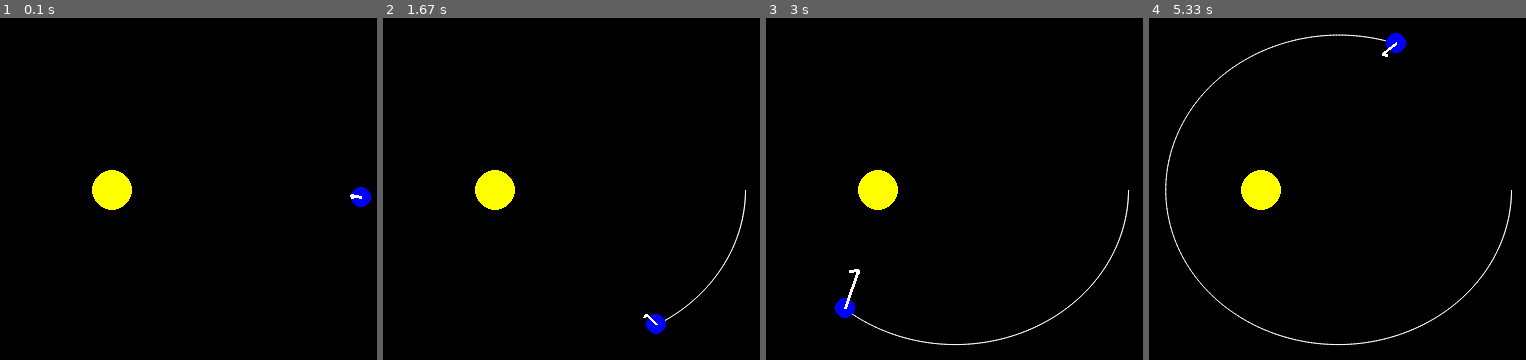
Above: before the commit, frames 1-4 (left to right).
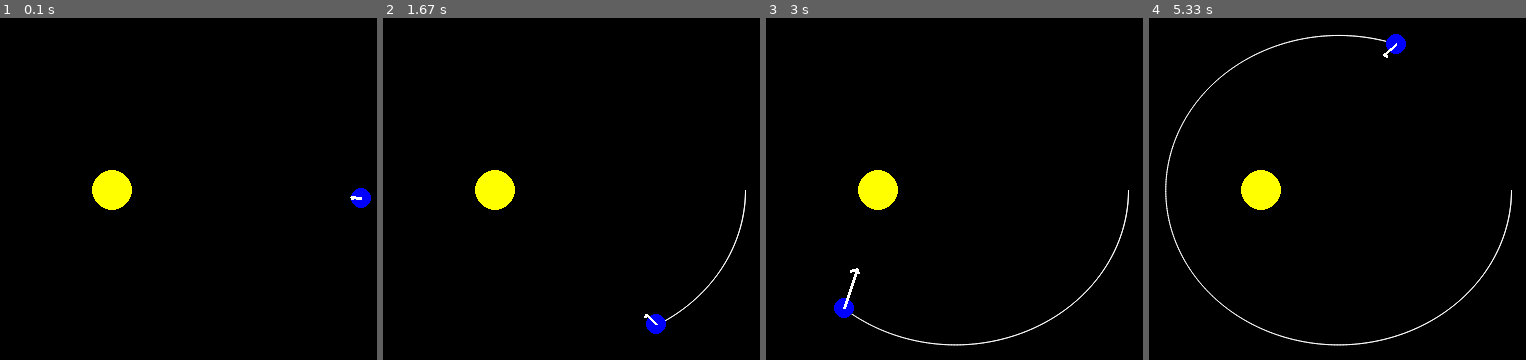
Above: after the commit, the same moments.

Repository: cdfricke/PyGame
Game: pygame game, started from orbit_analysis.py
Same seed, same stepped clock (60 frames per second), same inputs: the game is played once before the commit and once after it.
Inputs:
- Up to frame 1 (0.1 s): no input
- Up to frame 2 (1.67 s): no input
- Up to frame 3 (3 s): no input
- Up to frame 4 (5.33 s): no input

The runs differ from the first frame. In frame 1, less than 0.1% of the frame differs, in the area x 92-99%, y 49-56%; in frame 2, 0.2%; in frame 3, 0.6%; in frame 4, 1.0%, in the area x 4-97%, y 4-96%.

Commit message:
increased to max 100 fps

Diff:
--- a/orbit_analysis.py
+++ b/orbit_analysis.py
@@ -130,7 +130,7 @@
     pygame.display.flip()
 
     # limit to 50 fps (dt ~ 0.02)
-    dt = clock.tick(50) / 1000
+    dt = clock.tick(100) / 1000
     # track a couple things for use
     simulationTime += dt
     frame += 1
